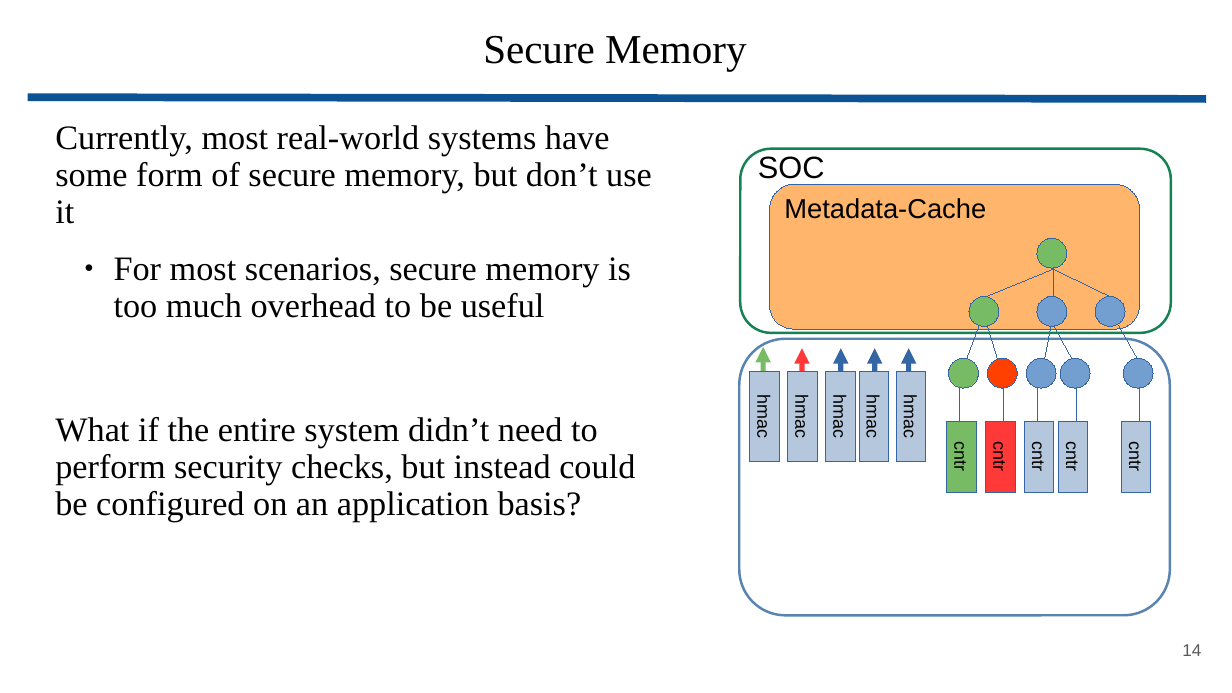
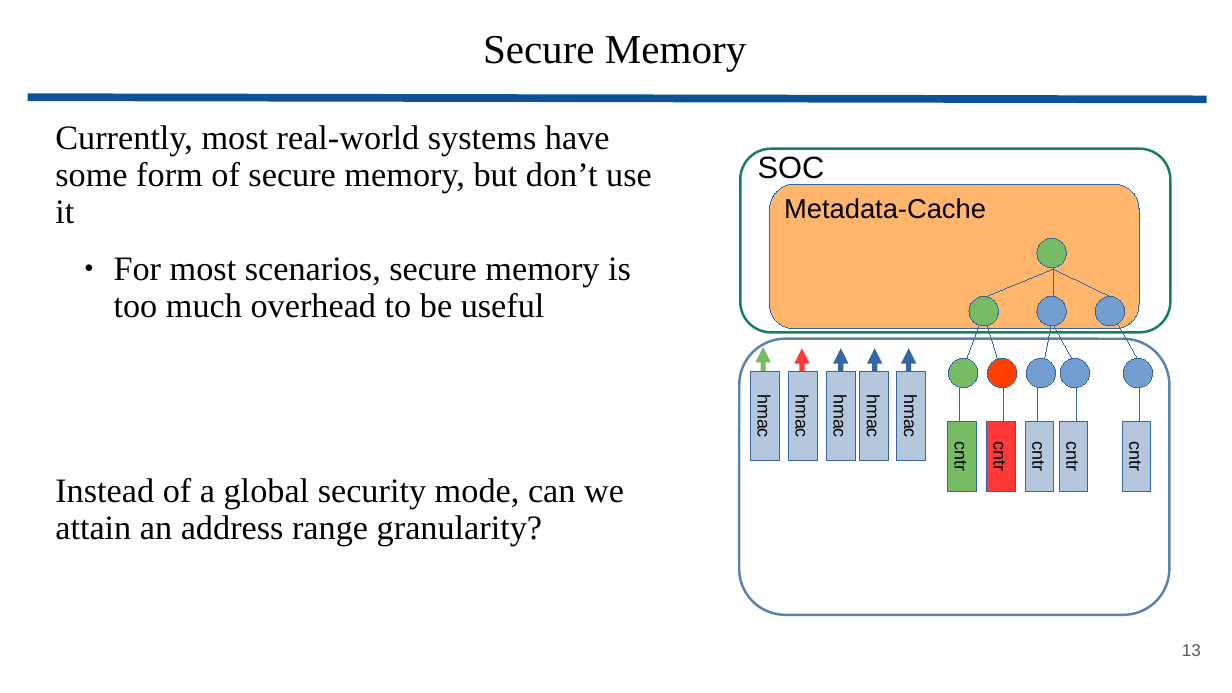
Before and after one commit to wbuziak/grad-research, a slide deck: slide 13 of resources/presentations/secure_mem_masters.pptx (slide 14 before the commit). Drawn at 1232x693 pixels with LibreOffice and Linux fonts; fonts in the diff are those of the drawing. Boxes give left, top, right and bottom in pixels: in the first picture for what was removed or moved away, otherwise in the second. Text is boxed around its words. In the diff, an @@ line names an element or a change of style, - is before the commit and + after.

```diff
--- a/resources/presentations/secure_mem_masters.pptx
+++ b/resources/presentations/secure_mem_masters.pptx
@@ text at box(55, 478, 624, 546): text changed @@
-What if the entire system didn’t need to perform security checks, but instead could be configured on an application basis?
+Instead of a global security mode, can we attain an address range granularity?
@@ page number at box(1182, 644, 1201, 656): text changed @@
-14
+13
```
Also in this commit, not shown: 13 other slides changed, 8 slides added, 10 slides removed, 23 other files.
